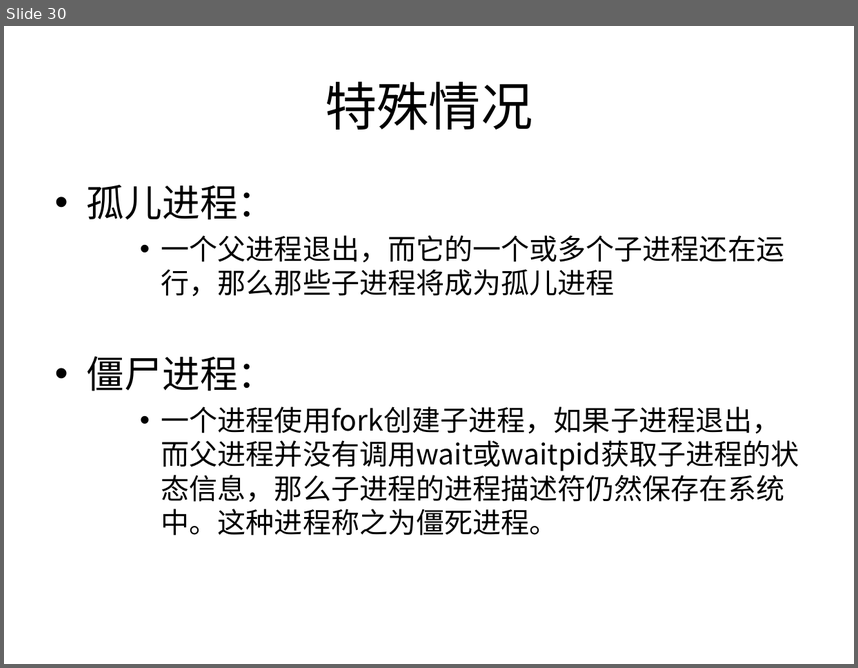
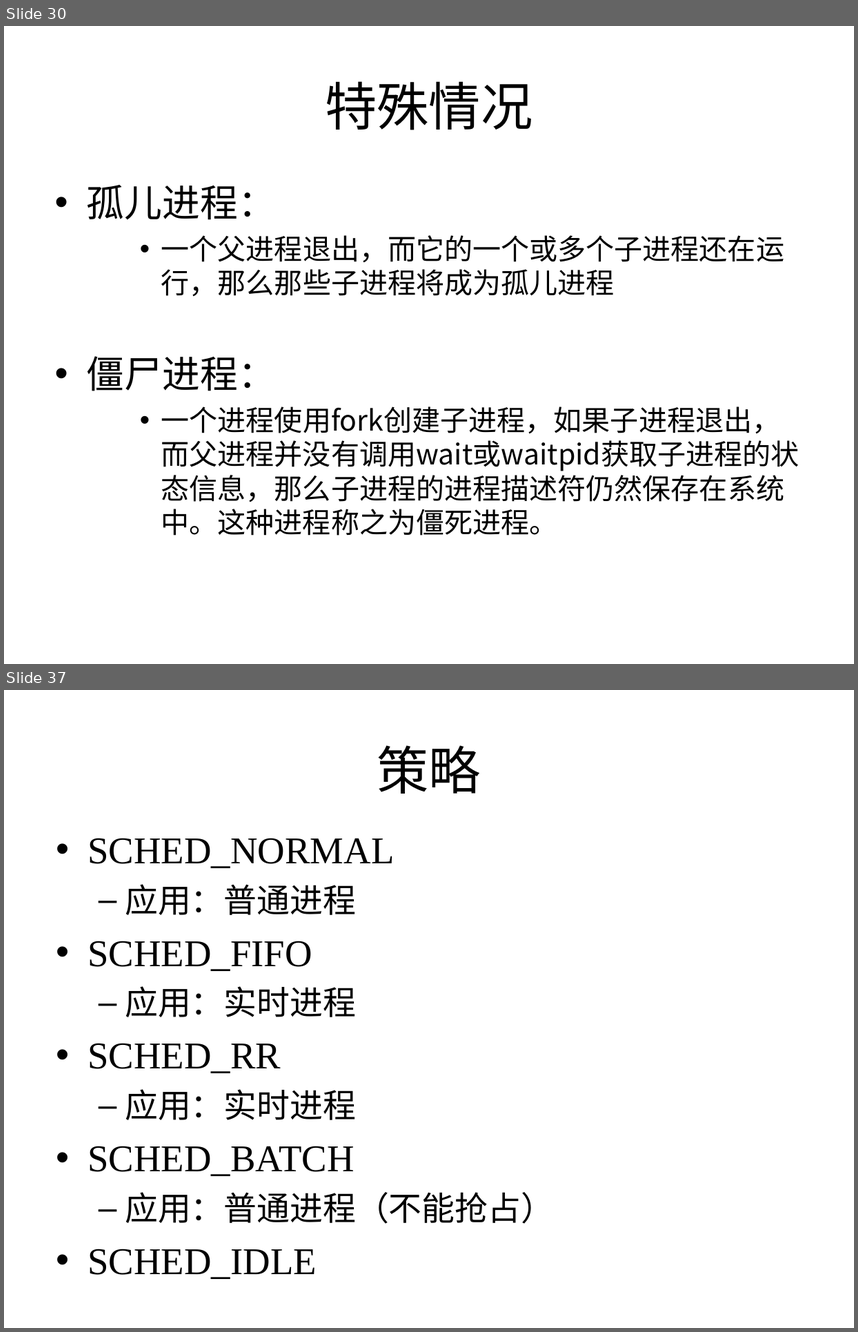
Before and after one commit to Winddoing/embedded_linux_notes, a slide deck: doc/进程调度/进程调度.ppt. Shown one above the other, each under a label of ours: slide 30 before the commit, slides 30 and 37 after it; the slides between them are not shown. The pictures are 858x668 and 858x1332 pixels, drawn with LibreOffice and Linux fonts; fonts in the diff are those of the drawing. Boxes give left, top, right and bottom in pixels: in the first picture for what was removed or moved away, otherwise in the second. Text is boxed around its words. In the diff, an @@ line names an element or a change of style, - is before the commit and + after.

```diff
--- a/doc/进程调度/进程调度.ppt
+++ b/doc/进程调度/进程调度.ppt
@@ slide 37 added at (x1=4, y1=690, x2=854, y2=1328), background #FFFFFF @@
@@ title added at (x1=377, y1=745, x2=481, y2=793), 44 pt, text #000000 @@
+策略
@@ text added at (x1=87, y1=838, x2=554, y2=1279), 32 pt, text #000000 @@
+• SCHED_NORMAL
+  – 应用：普通进程
+• SCHED_FIFO
+  – 应用：实时进程
+• SCHED_RR
+  – 应用：实时进程
+• SCHED_BATCH
+  – 应用：普通进程（不能抢占）
+• SCHED_IDLE
```
Also in this commit, not shown: 3 slides changed, 13 other slides added, 1 other file.
